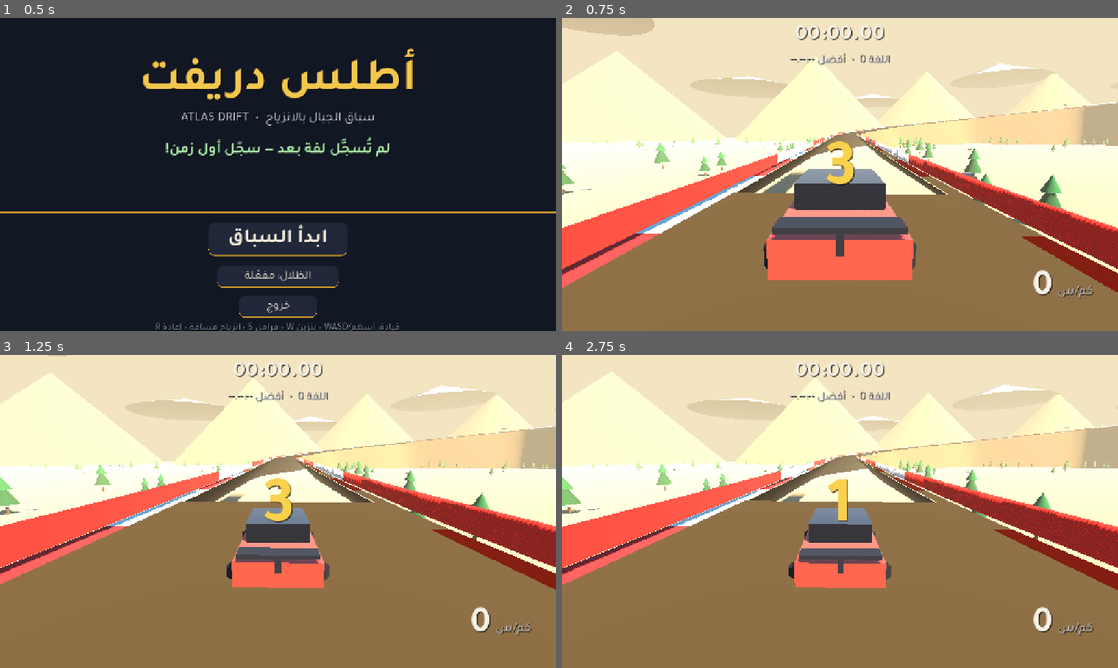
Above: before the commit, frames 1-4 (two rows, left to right).
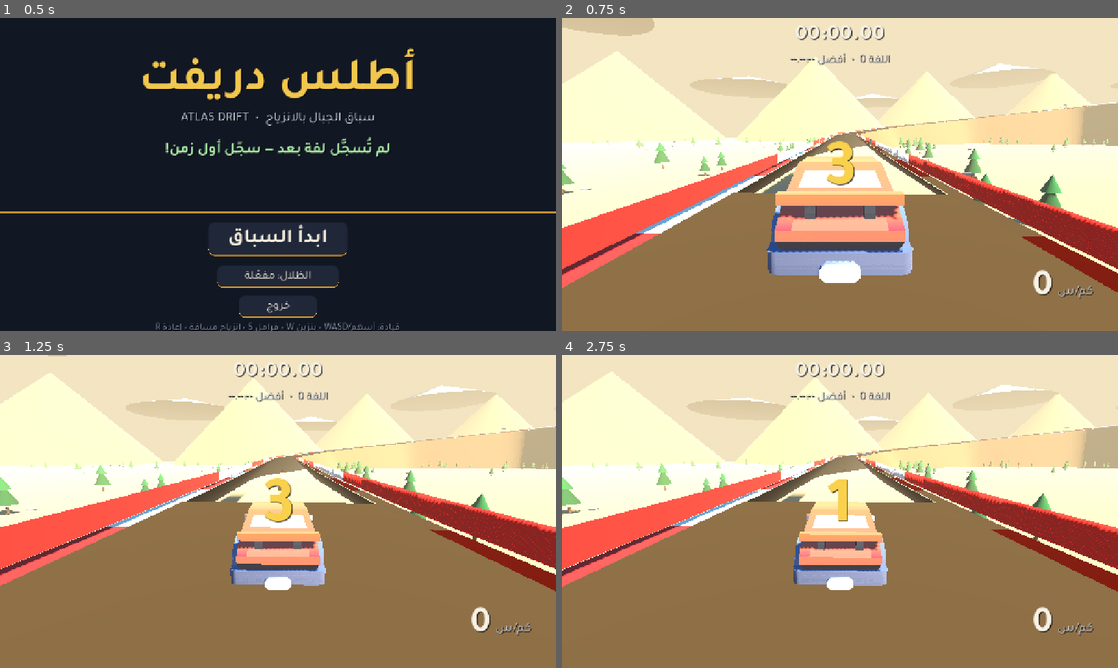
Above: after the commit, the same moments.

Repository: saidjte/Atlas-Drift
Game: Godot game, scene res://scenes/Main.tscn
The game is run twice, just before and just after one commit, with the same random seed, the same clock (stepped at 60 frames per second) and the same inputs.
Inputs:
- Up to frame 1 (0.5 s): no input
- Up to frame 2 (0.75 s): click "ابدأ السباق" at 0.5 s
- Up to frame 3 (1.25 s): no input
- Up to frame 4 (2.75 s): hold D (right) 1.28-2.03 s; hold W (gas) 1.28-2.03 s; tap Space (hand) at 1.55, 2.1 s; hold S (brake) from 2.03 s (still down); tap W (gas) at 2.3 s

Frame 1 is identical in both runs. In frame 2, 8.7% of the frame differs, in the area x 36-64%, y 44-85%; in frame 3, 5.5%; in frame 4, 5.7%.

Commit message:
v0.2.0: sedan-sports GLB car with animated wheels, viewport-anchored touch controls
- car.gd: replace box visuals with srcoder SimpleCar sedan-sports.glb (CC0),
  180-deg yaw wrap (+Z model -> -Z forward), 1.6x scale, runtime wheel
  spin/steer, double-sided materials, collision resized to 1.95x1.0x4.05
- touch_controls.gd: anchor buttons to real canvas corners (any aspect),
  fix swapped arrow angles (steering showed up/down, pedals left), labels
  inside pedal buttons, relayout on viewport resize
- bump version 0.2.0 / code 2, README + THIRD_PARTY_NOTICES

Diff:
--- a/scripts/car.gd
+++ b/scripts/car.gd
@@ -32,9 +32,7 @@
 var _wheel_spin := 0.0
 var _acc_disp := 0.0
 
-var body_mesh: MeshInstance3D
-var cabin_mesh: MeshInstance3D
-var wheels: Array[MeshInstance3D] = []
+var wheels: Array[MeshInstance3D] = []   # FL, FR, RL, RR
 var cam: Camera3D
 var engine_player: AudioStreamPlayer
 var skid_player: AudioStreamPlayer
@@ -169,9 +167,11 @@
 
 
 func _update_wheels(dt: float, vF: float) -> void:
-        _wheel_spin += vF * dt / 0.34
+        _wheel_spin += vF * dt / 0.48   # scaled sedan wheel radius (0.3 * 1.6)
         for i in wheels.size():
                 var w := wheels[i]
+                if w == null:
+                        continue
                 if i < 2:
                         w.basis = Basis(Vector3.UP, steer) * Basis(Vector3(1, 0, 0), _wheel_spin)
                 else:
@@ -226,72 +226,44 @@
 
 # ---------------------------------------------------------------- visuals
 
+## Sedan-sports model (srcoder SimpleCar asset, CC0). The glTF faces +Z and
+## our forward is -Z, so the model is wrapped in a 180° yaw pivot. Uniform
+## scale 1.6 brings it to ~4.1 m long to match the physics footprint.
+const CAR_SCALE := 1.6
+
 func _build_visuals() -> void:
-        body_mesh = MeshInstance3D.new()
-        var bm := BoxMesh.new()
-        bm.size = Vector3(1.9, 0.55, 4.3)
-        body_mesh.mesh = bm
-        body_mesh.position = Vector3(0, 0.62, 0)
-        var mat := StandardMaterial3D.new()
-        mat.albedo_color = Color(0.88, 0.26, 0.20)
-        mat.roughness = 0.4
-        body_mesh.material_override = mat
-        add_child(body_mesh)
-
-        cabin_mesh = MeshInstance3D.new()
-        var cm := BoxMesh.new()
-        cm.size = Vector3(1.62, 0.52, 2.0)
-        cabin_mesh.mesh = cm
-        cabin_mesh.position = Vector3(0, 1.12, -0.15)
-        var cmat := StandardMaterial3D.new()
-        cmat.albedo_color = Color(0.10, 0.12, 0.16)
-        cmat.roughness = 0.2
-        cabin_mesh.material_override = cmat
-        add_child(cabin_mesh)
-
-        var wing := MeshInstance3D.new()
-        var wm := BoxMesh.new()
-        wm.size = Vector3(1.7, 0.08, 0.45)
-        wing.mesh = wm
-        wing.position = Vector3(0, 1.05, 2.0)
-        var wmat := StandardMaterial3D.new()
-        wmat.albedo_color = Color(0.13, 0.13, 0.15)
-        wing.material_override = wmat
-        add_child(wing)
-
-        var wm2 := MeshInstance3D.new()
-        var wm2m := BoxMesh.new()
-        wm2m.size = Vector3(0.12, 0.32, 0.4)
-        wm2.mesh = wm2m
-        wm2.position = Vector3(0, 0.85, 2.0)
-        wm2.material_override = wmat
-        add_child(wm2)
-
-        var wheel_mesh := CylinderMesh.new()
-        wheel_mesh.top_radius = 0.34
-        wheel_mesh.bottom_radius = 0.34
-        wheel_mesh.height = 0.3
-        var wheel_mat := StandardMaterial3D.new()
-        wheel_mat.albedo_color = Color(0.08, 0.08, 0.09)
-        var positions := [
-                Vector3(-0.88, 0.34, -1.32), Vector3(0.88, 0.34, -1.32),
-                Vector3(-0.88, 0.34, 1.38), Vector3(0.88, 0.34, 1.38)
-        ]
-        for p in positions:
-                var w := MeshInstance3D.new()
-                w.mesh = wheel_mesh
-                w.material_override = wheel_mat
-                w.position = p
-                w.rotation_degrees = Vector3(0, 0, 90)
-                add_child(w)
+        var wrap := Node3D.new()
+        wrap.rotation.y = PI
+        add_child(wrap)
+
+        var car_scene: PackedScene = load("res://assets/car/sedan-sports.glb")
+        var vis := car_scene.instantiate() as Node3D
+        vis.scale = Vector3(CAR_SCALE, CAR_SCALE, CAR_SCALE)
+        wrap.add_child(vis)
+
+        wheels = []
+        for n in ["wheel-front-left", "wheel-front-right", "wheel-back-left", "wheel-back-right"]:
+                var w := vis.find_child(n, true, false) as MeshInstance3D
                 wheels.append(w)
+        _make_materials_double_sided(vis)
 
         var cs := CollisionShape3D.new()
         var shape := BoxShape3D.new()
-        shape.size = Vector3(1.8, 0.9, 4.1)
+        shape.size = Vector3(1.95, 1.0, 4.05)
         cs.shape = shape
-        cs.position = Vector3(0, 0.7, 0)
+        cs.position = Vector3(0, 0.72, 0)
         add_child(cs)
+
+
+func _make_materials_double_sided(n: Node) -> void:
+        if n is MeshInstance3D:
+                var mi := n as MeshInstance3D
+                for i in mi.get_surface_override_material_count():
+                        var m := mi.get_active_material(i)
+                        if m is BaseMaterial3D:
+                                (m as BaseMaterial3D).cull_mode = BaseMaterial3D.CULL_DISABLED
+        for c in n.get_children():
+                _make_materials_double_sided(c)
 
 
 func _build_audio() -> void:
--- a/scripts/main.gd
+++ b/scripts/main.gd
@@ -1,7 +1,7 @@
 extends Node3D
 ## Atlas Drift bootstrap: input map, fonts, menu <-> world switching.
 
-const GAME_VERSION := "0.1.0"
+const GAME_VERSION := "0.2.0"
 const SAVE_PATH := "user://atlas.cfg"
 
 var font_regular: FontFile
--- a/scripts/touch_controls.gd
+++ b/scripts/touch_controls.gd
@@ -1,62 +1,112 @@
 extends CanvasLayer
-## Procedural multi-touch controls (GAS / BRAKE / DRIFT / steer L-R).
+## Procedural multi-touch controls, anchored to the real viewport corners so
+## the layout holds on any aspect ratio (16:9 up to 21:9+ phones).
+##
+## Layout (universal driving ergonomics, independent of UI RTL):
+##   bottom-left  : steering  ◀ ▶   side by side
+##   bottom-right : gas ▲ (corner), brake ▼ (left of gas), handbrake ↗ above
+##
+## Arrow convention: arrow_tex() draws an UP-pointing triangle at angle 0 and
+## Godot 2D rotates positive angles CLOCKWISE on screen, so:
+##   ◀ = -PI/2   ▶ = +PI/2   ▲ = 0   ▼ = PI   ↗ = +PI/4
+## (v0.1.0 shipped with swapped angles - steering showed up/down arrows and
+## the pedals showed left arrows, which made the layout feel broken.)
 
-const BASE_W := 1280.0
-const BASE_H := 720.0
+const TEX_D := 256   # all textures generated once at this size, scaled per button
 
 var _btns := {}
+var _name_labels := {}
 
 
 func _ready() -> void:
-	layer = 18
-	if not DisplayServer.is_touchscreen_available():
-		visible = false
-		return
-	_add_btn("left", Vector2(120, 590), 66, 0.0)
-	_add_btn("right", Vector2(300, 590), 66, PI)
-	_add_btn("brake", Vector2(960, 610), 60, -PI / 2.0)
-	_add_btn("gas", Vector2(1130, 560), 82, -PI / 2.0)
-	_add_btn("hand", Vector2(1040, 415), 50, 0.0)
-	_labels()
+        layer = 18
+        if not DisplayServer.is_touchscreen_available():
+                visible = false
+                return
+        var idle_col := Color(0.16, 0.19, 0.27, 0.62)
+        var ring_col := Color(0.85, 0.68, 0.25, 0.85)
+        var press_col := Color(0.95, 0.72, 0.20, 0.80)
+        var idle := UIKit.circle_tex(TEX_D, idle_col, ring_col)
+        var pressed := UIKit.circle_tex(TEX_D, press_col, Color(1, 0.95, 0.7, 0.95))
+
+        _add_btn("left", -PI / 2.0, idle, pressed, "")
+        _add_btn("right", PI / 2.0, idle, pressed, "")
+        _add_btn("brake", PI, idle, pressed, "فرامل")
+        _add_btn("gas", 0.0, idle, pressed, "بنزين")
+        _add_btn("hand", PI / 4.0, idle, pressed, "انزياح")
+
+        _layout()
+        get_viewport().size_changed.connect(_layout)
 
 
-func _add_btn(action: String, pos: Vector2, radius: int, arrow_angle: float) -> void:
-	var d := radius * 2
-	var idle_col := Color(0.16, 0.19, 0.27, 0.62)
-	var ring_col := Color(0.85, 0.68, 0.25, 0.85)
-	var press_col := Color(0.95, 0.72, 0.20, 0.80)
-	var b := TouchScreenButton.new()
-	b.texture_normal = UIKit.circle_tex(d, idle_col, ring_col)
-	b.texture_pressed = UIKit.circle_tex(d, press_col, Color(1, 0.95, 0.7, 0.95))
-	b.action = action
-	b.position = pos - Vector2(radius, radius)
-	b.modulate = Color(1, 1, 1, 0.95)
-	add_child(b)
+func _add_btn(action: String, arrow_angle: float, idle: Texture2D, pressed: Texture2D, label_text: String) -> void:
+        var b := TouchScreenButton.new()
+        b.texture_normal = idle
+        b.texture_pressed = pressed
+        b.action = action
+        b.modulate = Color(1, 1, 1, 0.95)
+        b.position = Vector2(-TEX_D, -TEX_D)  # hidden until first layout
+        add_child(b)
 
-	var arrow := TextureRect.new()
-	var atex := UIKit.arrow_tex(d, Color(0.95, 0.92, 0.82, 0.85), arrow_angle)
-	arrow.texture = atex
-	arrow.size = Vector2(d, d)
-	arrow.position = Vector2.ZERO
-	arrow.mouse_filter = Control.MOUSE_FILTER_IGNORE
-	b.add_child(arrow)
+        var arrow := TextureRect.new()
+        arrow.texture = UIKit.arrow_tex(TEX_D, Color(0.95, 0.92, 0.82, 0.85), arrow_angle)
+        arrow.stretch_mode = TextureRect.STRETCH_SCALE
+        arrow.size = Vector2(TEX_D, TEX_D)
+        arrow.position = Vector2.ZERO
+        arrow.mouse_filter = Control.MOUSE_FILTER_IGNORE
+        b.add_child(arrow)
 
-	_btns[action] = b
+        if label_text != "":
+                var l := Label.new()
+                l.text = label_text
+                l.add_theme_font_size_override("font_size", 26)
+                l.add_theme_color_override("font_color", Color(0.93, 0.9, 0.8, 0.9))
+                l.horizontal_alignment = HORIZONTAL_ALIGNMENT_CENTER
+                l.size = Vector2(TEX_D, 34)
+                l.position = Vector2(0, TEX_D * 0.68)
+                l.mouse_filter = Control.MOUSE_FILTER_IGNORE
+                b.add_child(l)
+                _name_labels[action] = l
+
+        _btns[action] = b
 
 
-func _labels() -> void:
-	var pairs := {
-		"brake": Vector2(960, 690),
-		"gas": Vector2(1130, 660),
-		"hand": Vector2(1040, 360),
-	}
-	var names := {"brake": "فرامل", "gas": "بنزين", "hand": "انزياح"}
-	for a in pairs:
-		var l := Label.new()
-		l.text = names[a]
-		l.add_theme_font_size_override("font_size", 22)
-		l.add_theme_color_override("font_color", Color(0.9, 0.88, 0.8, 0.75))
-		l.position = pairs[a] - Vector2(30, 0)
-		l.size = Vector2(60, 26)
-		l.horizontal_alignment = HORIZONTAL_ALIGNMENT_CENTER
-		add_child(l)
+## Anchor every button to the actual canvas size (stretch mode is
+## canvas_items + expand, so this is the visible canvas, not the 1280x720
+## design base).
+func _layout() -> void:
+        var vs := get_viewport().get_visible_rect().size
+        if vs.x <= 0.0 or vs.y <= 0.0:
+                return
+        var s := clampf(vs.y / 720.0, 0.9, 1.5)   # UI scale follows canvas height
+        var m := 26.0 * s                          # edge margin
+        var gap := 16.0 * s
+
+        var r_steer := int(72.0 * s)
+        var r_gas := int(88.0 * s)
+        var r_brake := int(70.0 * s)
+        var r_hand := int(56.0 * s)
+        var h := vs.y
+
+        # bottom-left: steering pair
+        var l_c := Vector2(m + r_steer, h - m - r_steer)
+        var r_c := Vector2(m + r_steer * 3 + gap, h - m - r_steer)
+        # bottom-right: pedals - gas in the corner, brake beside it, handbrake above
+        var g_c := Vector2(vs.x - m - r_gas, h - m - r_gas)
+        var b_c := Vector2(g_c.x - r_gas - gap - r_brake, h - m - r_brake)
+        var hd_c := Vector2(g_c.x - 4.0 * s, g_c.y - r_gas - gap - r_hand)
+
+        _place("left", l_c, r_steer)
+        _place("right", r_c, r_steer)
+        _place("gas", g_c, r_gas)
+        _place("brake", b_c, r_brake)
+        _place("hand", hd_c, r_hand)
+
+
+func _place(action: String, center: Vector2, r: int) -> void:
+        var b: TouchScreenButton = _btns.get(action)
+        if b == null:
+                return
+        var k := (float(r) * 2.0) / float(TEX_D)
+        b.scale = Vector2(k, k)
+        b.position = center - Vector2(r, r)
Binary file added: assets/car/Textures/colormap.png
Not shown, added: assets/car/Textures/colormap.png.import
Binary file added: assets/car/sedan-sports.glb
Not shown, added: assets/car/sedan-sports.glb.import
Not shown, changed: export_presets.cfg
Not shown, changed: README.md
Not shown, changed: THIRD_PARTY_NOTICES.md
